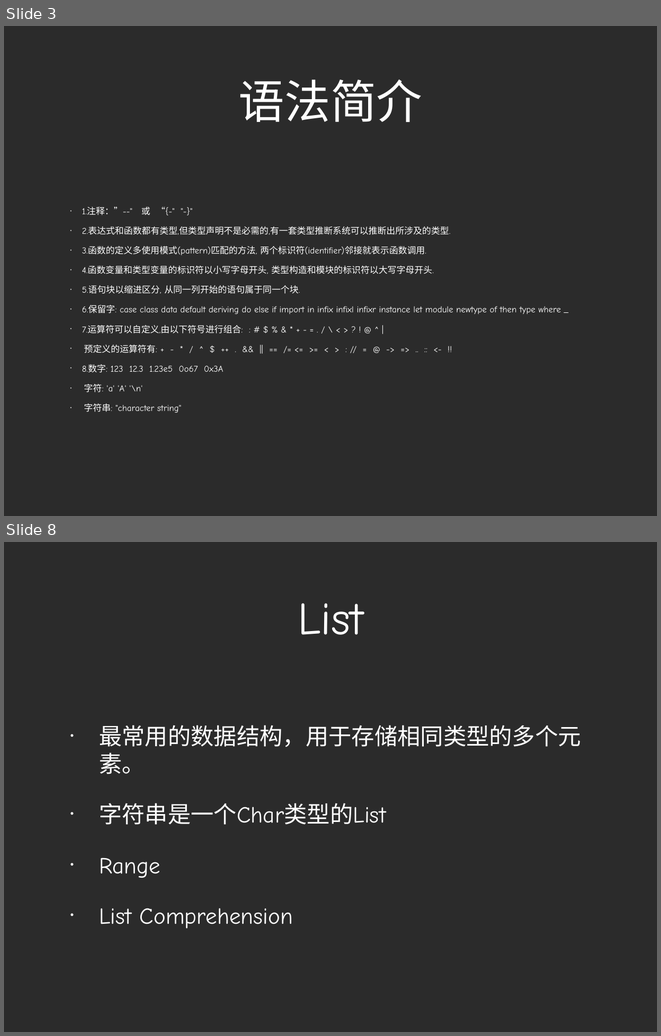
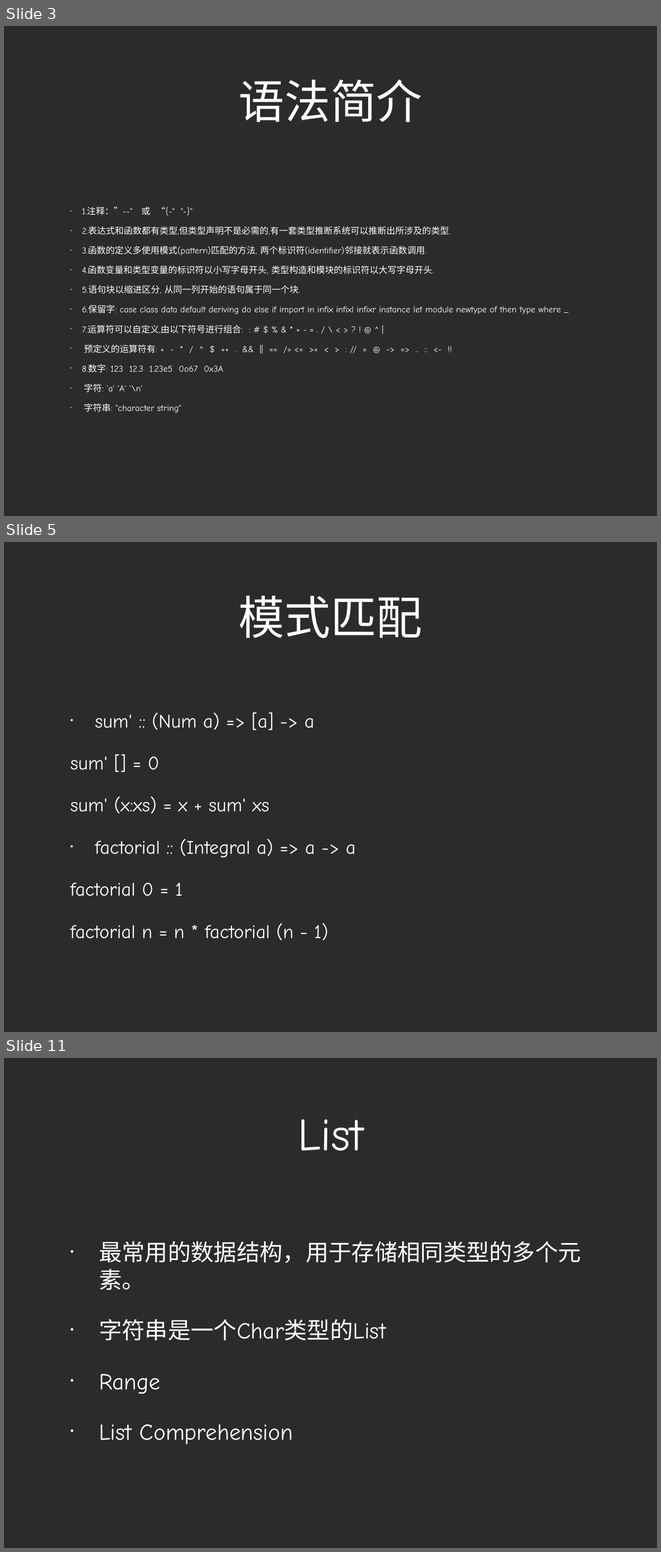
Before and after one commit to zhizhuwang/codekata, a slide deck: haskell/Haskell Basics.ppt. Shown one above the other, each under a label of ours: slides 3 and 8 before the commit, slides 3, 5 and 11 after it; the slides between them are not shown. The pictures are 661x1036 and 661x1552 pixels, drawn with LibreOffice and Linux fonts; fonts in the diff are those of the drawing; background and template pictures are left out; a plain dark background stands for a picture behind light text. Boxes give left, top, right and bottom in pixels: in the first picture for what was removed or moved away, otherwise in the second. Text is boxed around its words. In the diff, an @@ line names an element or a change of style, - is before the commit and + after.

```diff
--- a/haskell/Haskell Basics.ppt
+++ b/haskell/Haskell Basics.ppt
@@ slide 5 added at <box>4,542,657,1032</box>, background picture (left out) @@
@@ title added at <box>239,596,423,638</box>, 72 pt, text #FFFFFF @@
+模式匹配
@@ text added at <box>70,712,356,940</box>, 30 pt, text #FFFFFF @@
+• sum' :: (Num a) => [a] -> a
+    sum' [] = 0
+    sum' (x:xs) = x + sum' xs
+• factorial :: (Integral a) => a -> a
+    factorial 0 = 1
+    factorial n = n * factorial (n - 1)
@@ what was slide 8 is now slide 11 @@
```
Also in this commit, not shown: 3 slides changed, 15 other slides added, 2 slides removed, 34 other files.
